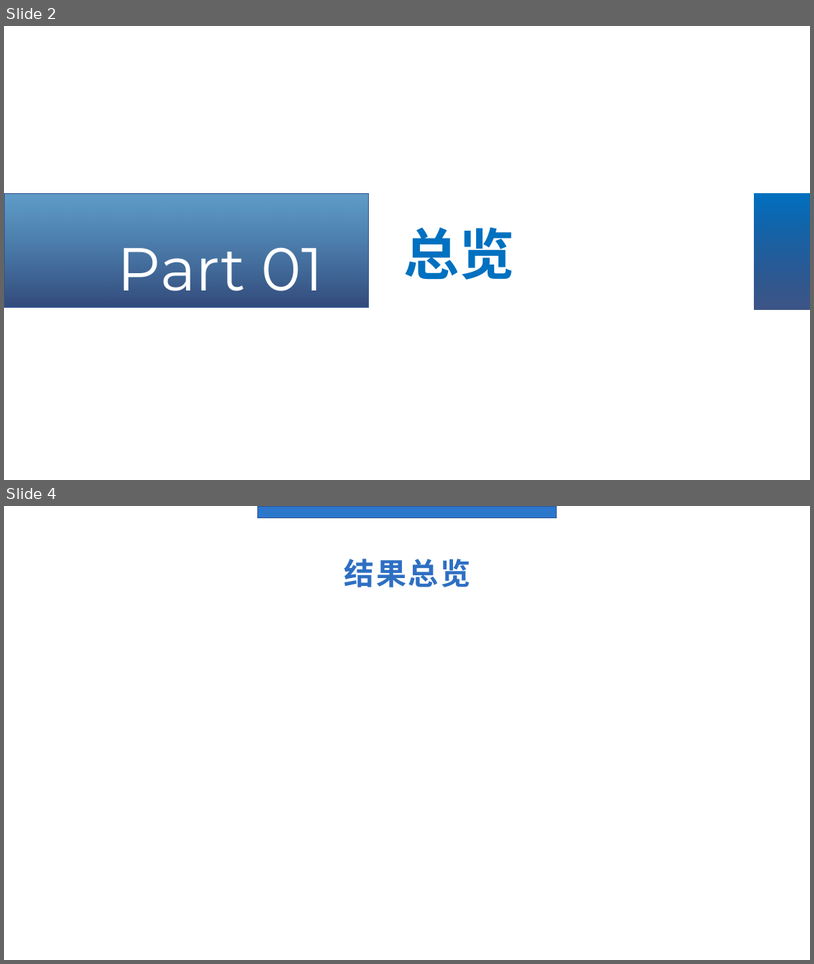
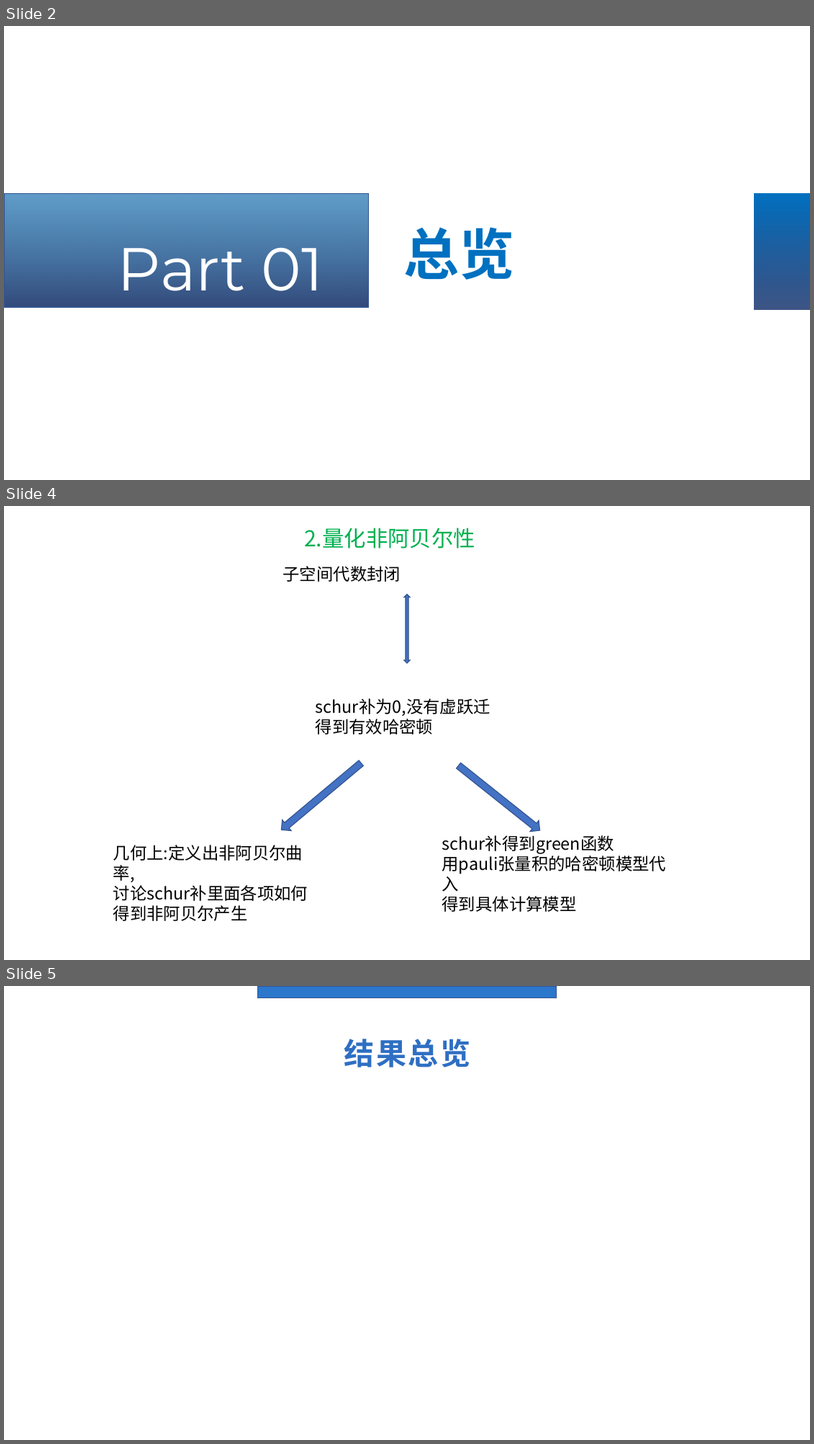
Before and after one commit to Asice-Cloud/quantummmm, a slide deck: y2.pptx. Shown one above the other, each under a label of ours: slides 2 and 4 before the commit, slides 2, 4 and 5 after it; the slides between them are not shown. The pictures are 814x964 and 814x1444 pixels, drawn with LibreOffice and Linux fonts; fonts in the diff are those of the drawing; grey boxes stand for pictures. Boxes give left, top, right and bottom in pixels: in the first picture for what was removed or moved away, otherwise in the second. Text is boxed around its words. In the diff, an @@ line names an element or a change of style, - is before the commit and + after.

```diff
--- a/y2.pptx
+++ b/y2.pptx
@@ slide 4 added at bbox=[4, 506, 810, 960], background #FFFFFF @@
@@ text added at bbox=[304, 528, 476, 548], 26 pt, text #00B050 @@
+2.量化非阿贝尔性
@@ text added at bbox=[283, 566, 401, 582], 20 pt, text #000000 @@
+子空间代数封闭
@@ up down arrow added at bbox=[404, 595, 411, 663], fill #4472C4, outline #325491 1 pt @@
@@ text added at bbox=[316, 698, 491, 734], 20 pt, text #000000 @@
+schur补为0,没有虚跃迁
+得到有效哈密顿
@@ left arrow added at bbox=[277, 757, 366, 835], fill #4472C4, outline #325491 1 pt @@
@@ left arrow added at bbox=[455, 760, 545, 836], fill #4472C4, outline #325491 1 pt @@
@@ text added at bbox=[113, 844, 309, 901], 20 pt, text #000000 @@
+几何上:定义出非阿贝尔曲率,
+讨论schur补里面各项如何得到非阿贝尔产生
@@ text added at bbox=[442, 835, 667, 911], 20 pt, text #000000 @@
+schur补得到green函数
+用pauli张量积的哈密顿模型代入
+得到具体计算模型
@@ what was slide 4 is now slide 5 @@
```
Also in this commit, not shown: 5 slides changed, 11 other slides added, 1 slide removed, 11 other files.
